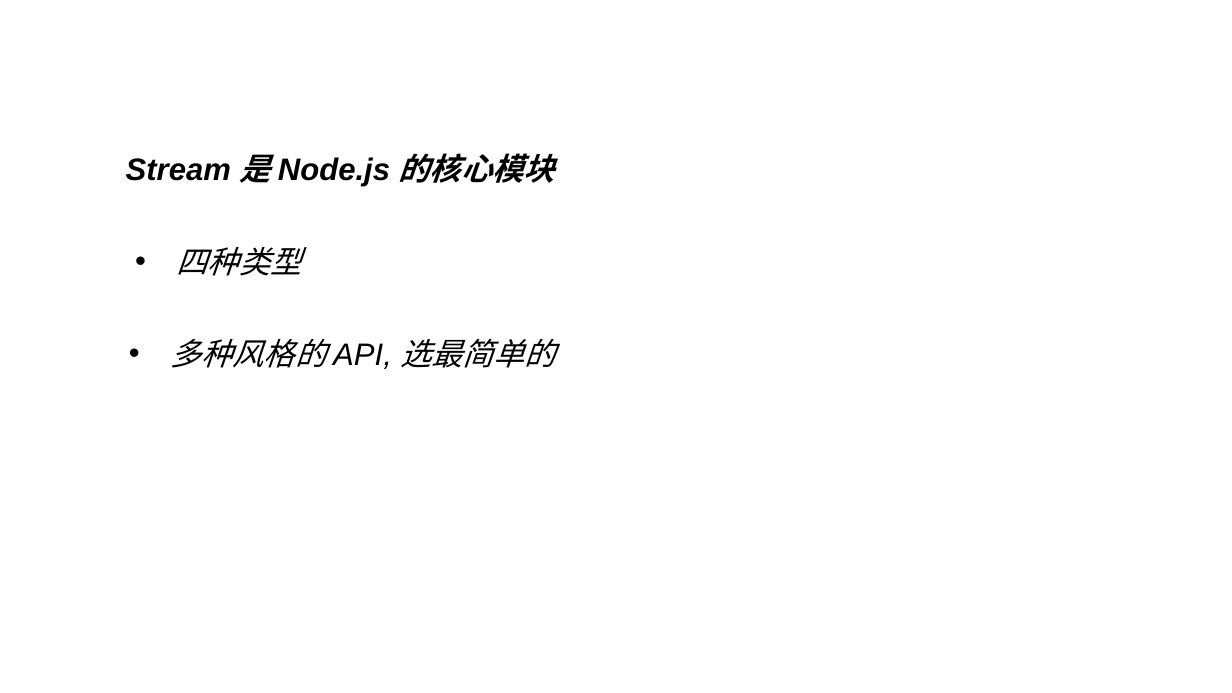
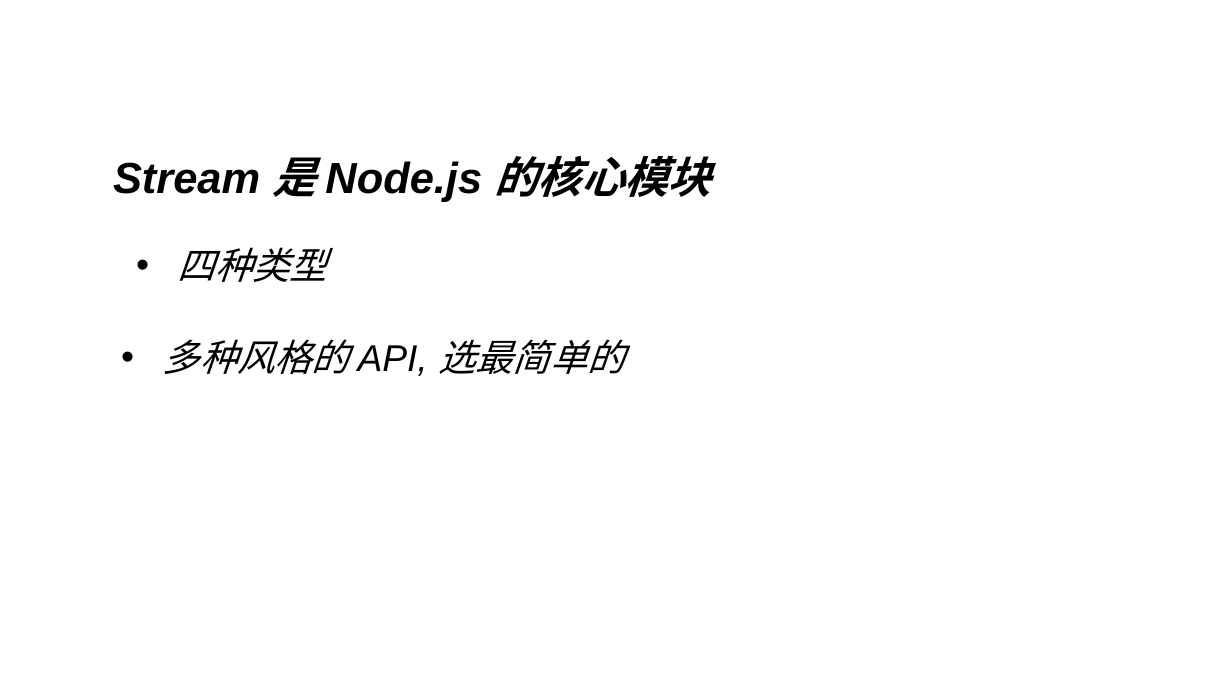
Before and after one commit to KEXUJIAN/stream-demo, a slide deck: slide 14 of stream.ppt (slide 11 before the commit). Drawn at 1232x693 pixels with LibreOffice and Linux fonts; fonts in the diff are those of the drawing. Boxes give left, top, right and bottom in pixels: in the first picture for what was removed or moved away, otherwise in the second. Text is boxed around its words. In the diff, an @@ line names an element or a change of style, - is before the commit and + after.

```diff
--- a/stream.ppt
+++ b/stream.ppt
@@ text "Stream 是 Node.js 的核心模块": place and size @@
-text "Stream 是 Node.js 的核心模块" at <box>126,153,554,187</box>
+text "Stream 是 Node.js 的核心模块" at <box>113,155,711,202</box>
@@ text "Stream 是 Node.js 的核心模块" at <box>113,155,711,202</box>: size 20 to 28 pt @@
@@ text "四种类型" at <box>178,247,327,282</box>: size 20 to 24 pt @@
@@ text "多种风格的 API, 选最简单的" at <box>163,339,624,376</box>: size 20 to 24 pt @@
@@ text "多种风格的 API, 选最简单的": place and size @@
-text "多种风格的 API, 选最简单的" at <box>171,339,556,369</box>
+text "多种风格的 API, 选最简单的" at <box>163,339,624,376</box>
```
Also in this commit, not shown: 15 other slides changed, 4 slides added, 2 slides removed, 3 other files.
